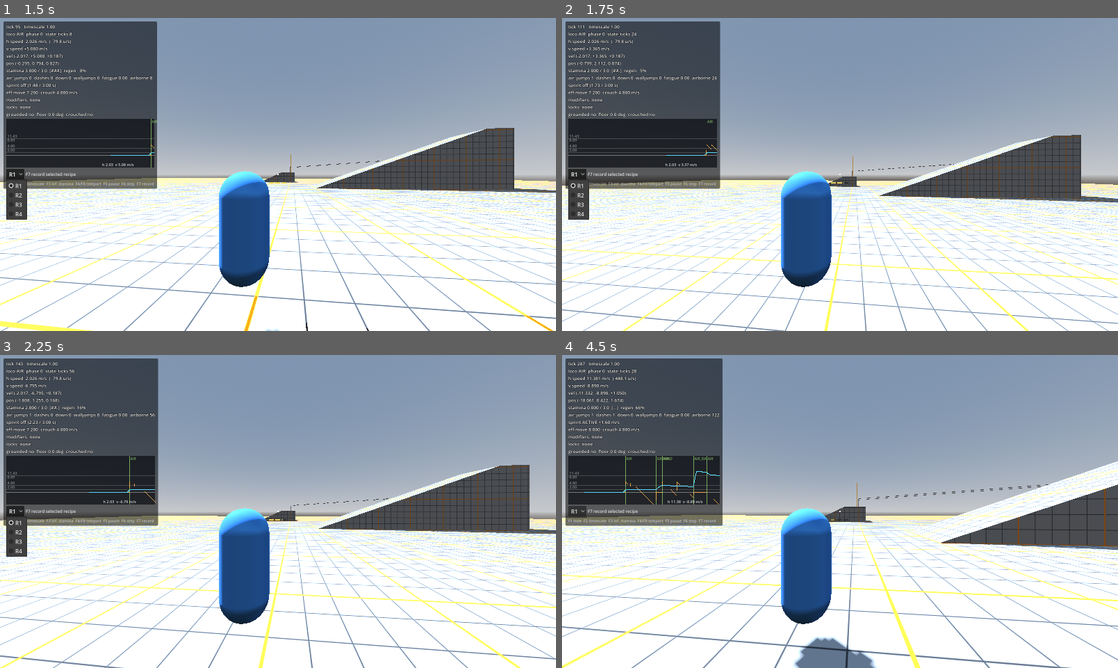
Above: before the commit, frames 1-4 (two rows, left to right).
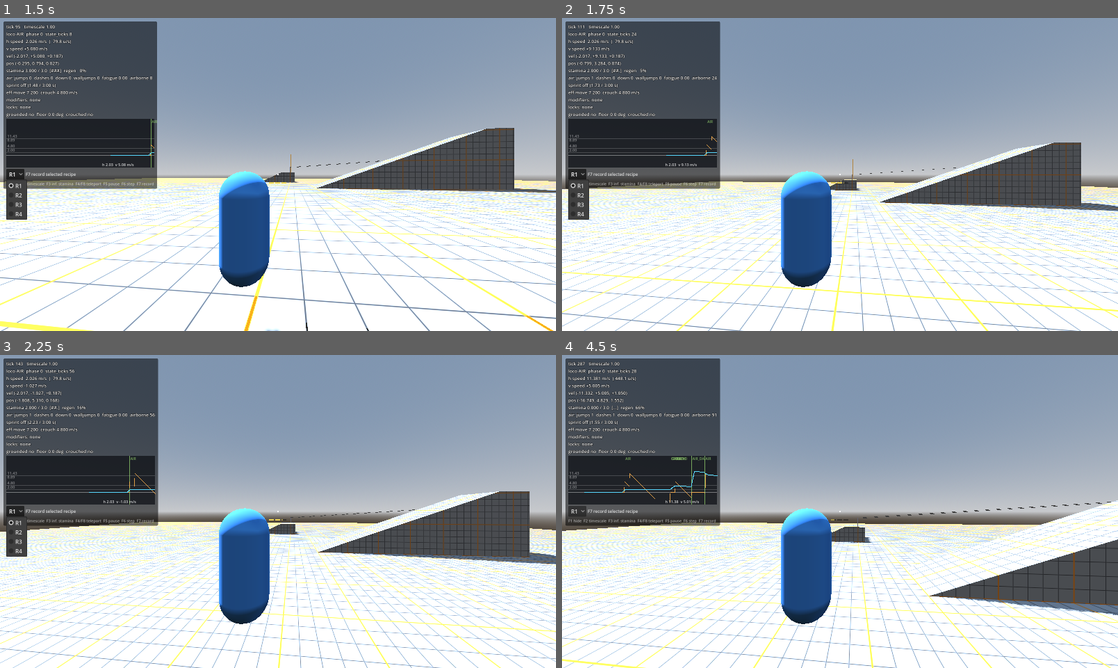
Above: after the commit, the same moments.

Repository: washingtonquan13/deadlock_like
Game: Godot game, scene res://scenes/main/movement_sandbox.tscn
Two runs of this game, one before a commit and one after it. Both use one fixed random seed, a clock stepped at 60 frames per second and the inputs below.
Inputs (mouse positions are in pixels of both pictures, inside the frame that each line leads up to):
- Up to frame 1 (1.5 s): click "R1" at 0.5 s; tap Enter at 1.25 s; move the mouse to (305, 174) at 1.27 s; hold W (move_forward) from 1.28 s (still down); tap Space (jump) at 1.35 s
- Up to frame 2 (1.75 s): keep holding W (move_forward); tap Space (jump) at 1.52 s
- Up to frame 3 (2.25 s): keep holding W (move_forward); tap Space (jump) at 1.82 s; move the mouse to (250, 511) at 2.02 s; tap E (ability_1) at 2.1 s
- Up to frame 4 (4.5 s): keep holding W (move_forward); tap Space (jump) at 2.27, 2.3, 2.57, 3.05, 3.77, 3.8, 4.07 s; move the mouse to (851, 505) at 2.77 s; tap Ctrl (crouch) at 2.85 s; move the mouse to (834, 517) at 3.52 s; tap Shift (dash) at 3.6 s; move the mouse to (878, 514) at 4.27 s; click (878, 514) at 4.35 s

Frame 1 is identical in both runs. In frame 2, 15% of the frame differs, in the area x 0-100%, y 9-100%; in frame 3, 20%; in frame 4, 24%, in the area x 0-100%, y 1-100%.

Commit message:
Air jump sets vz to 522 u/s (was 295)
Evidence: rec_auto/double. The rise to apex is ~168 u for any vz before the press;
horizontal velocity is untouched (session4_findings.md, Double jump).

Co-Authored-By: Claude Opus 5.5 <noreply@anthropic.com>

Diff:
--- a/src/movement/data/movement_params.gd
+++ b/src/movement/data/movement_params.gd
@@ -88,8 +88,8 @@
 # --- jump / gravity -------------------------------------------------------------
 @export var jump_speed: float = 7.62                             # measured ~300 u/s on plain jumps (session2_findings.md); spec §10 was 7.493 (295 u/s)
 @export var gravity: float = 20.32                               # measured 798-801 u/s^2 on plain jumps (session2_findings.md); spec §10 was 24.562 (967 u/s^2)
-@export var air_jump_speed: float = 7.493                        # spec: movement.md §10 (Open Q4)
-@export var air_jump_sets_vertical: bool = true                  # spec: movement.md §10
+@export var air_jump_speed: float = 13.26                        # measured session 4: vz set to ~522 u/s (was 7.493 = 295)
+@export var air_jump_sets_vertical: bool = true                  # measured session 4: set, not added (rise ~168 u for any vz before)
 @export var air_jumps_per_airtime: int = 1                       # spec: movement.md §10
 @export var coyote_time: float = 0.0                             # spec: movement.md §10 (Open Q20)
 @export var jump_buffer_time: float = 0.0                        # spec: movement.md §10 (Open Q20)
--- a/tests/cases/test_air.gd
+++ b/tests/cases/test_air.gd
@@ -71,7 +71,7 @@
 	assert_eq(i + 1, 10, "air jump on tick 10")
 	if i >= 0:
 		var vy: float = (h.trace[i]["vel"] as Vector3).y
-		assert_near(vy, 7.493 - 20.32 / 64.0, 1e-4, "vertical speed after air jump (half-step gravity)")
+		assert_near(vy, 13.26 - 20.32 / 64.0, 1e-4, "vertical speed after air jump (half-step gravity)")
 		assert_near(h.trace[i]["stamina"], 2.0, 1e-9, "stamina after air jump")
 	assert_true(first_event(h.trace, MoveEvents.JUMPED, "kind", &"air", 10) < 0, "second air jump refused")
 	assert_eq(h.state.air_jumps_used, 1, "one air jump used")
Not shown, changed: docs/design/movement_architecture.md
